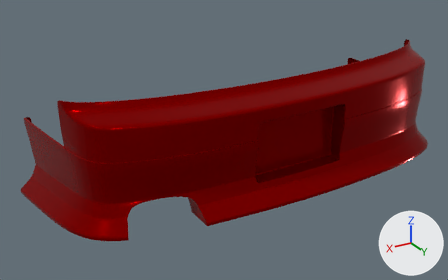
A saved change to the Blender file content/cars/nissan_rs13/rearbumper_dmax.blend.
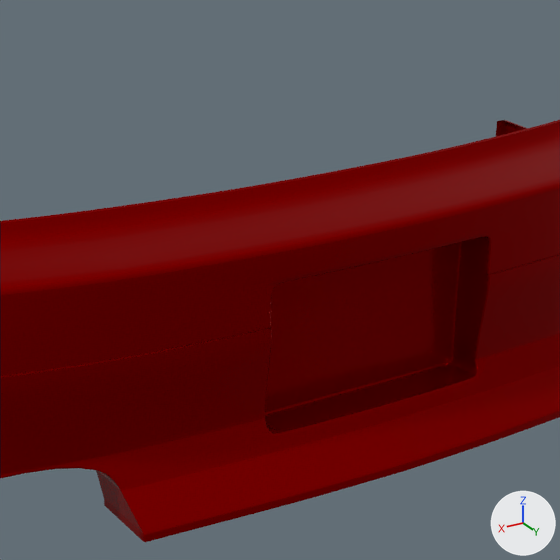
Old and new are each drawn whole from a 50 mm camera at (1.331, 3.964, 1.121) aimed at (0.13, 1.962, 0.12) and again close up on the part from 33% to 83% of the width and 4% to 83% of the height. The axes (+X, +Y, +Z) are drawn at lower right. The lights are the same throughout.

Objects in the first close-up: 'Bumper'.
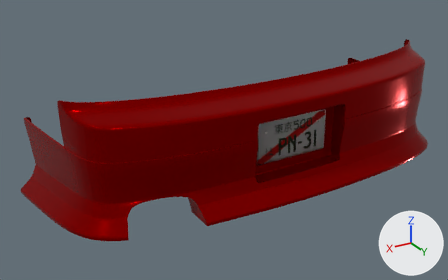
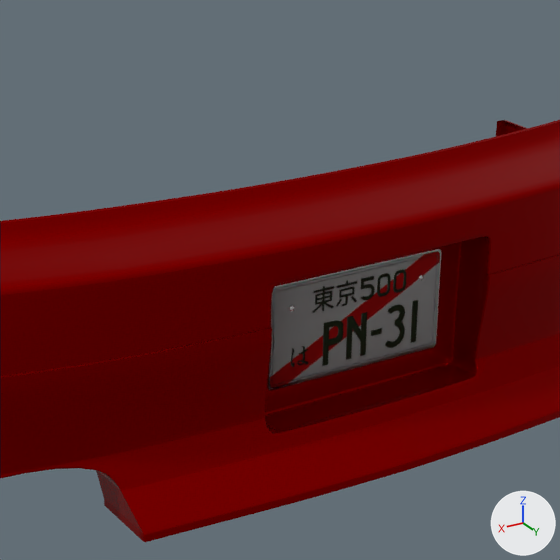
Commit message: Adding of a license plate on rear bumpers for nissan_rs13

Boxes [x1, y1, x2, y2] around the edits, measured in the close-ups (560 x 560 px):
'Plate', added
    after: [268, 249, 441, 391]
'Screws', added
    after: [289, 275, 424, 311]

What changed in the scene script:
```text
Add img_plate_red_png:
    img_plate_red_png = load_image('plate_red.png', '_unpacked/plate_red.png', 798, 413, 'sRGB')
Add img_norma_png_001:
    img_norma_png_001 = load_image('norma.png.001', '_unpacked/norma.png', 798, 413, 'sRGB')
Add mat_chrome:
    mat_chrome = principled_material('Chrome')
    mat_chrome.base_color = (0.8, 0.8, 0.8)  # white #e7e7e7
    mat_chrome.metallic = 0.8
    mat_chrome.roughness = 0.0
    mat_chrome.specular_ior_level = 1.0
Add mat_license_plate_001:
    mat_license_plate_001 = bpy.data.materials.new('license_plate.001')
    # uses the picture img_norma_png_001
    # uses the picture img_plate_red_png
Add me_screws:
    me_screws.from_pydata(...)  # 58 vertices, 88 faces; spans x -0.124..0.124, y -2.235..-2.231, z 0.246..0.254
    me_screws.materials.append(mat_chrome)  # white #e7e7e7
Add me_plate:
    me_plate.from_pydata(...)  # 48 vertices, 62 faces; spans x -2.5..2.5, y -1.29..1.29, z -0.01..0.0
    me_plate.polygons.foreach_set('use_smooth', [True] * 62)
    me_plate.materials.append(mat_license_plate_001)
Add ob_screws:
    ob_screws = bpy.data.objects.new('Screws', me_screws)
    ob_screws.location = (0.0, 0.011, 0.0)
    ob_screws.rotation_euler = (0.0, 0.0, 3.142)  # degrees (0, 0, 180)
Add ob_plate:
    ob_plate = bpy.data.objects.new('Plate', me_plate)
    ob_plate.location = (0.0, 2.243, 0.208)
    ob_plate.rotation_euler = (1.558, 0.0, -3.142)  # degrees (89, 0, -180)
    ob_plate.scale = (0.0635, 0.0635, 0.0635)
```
